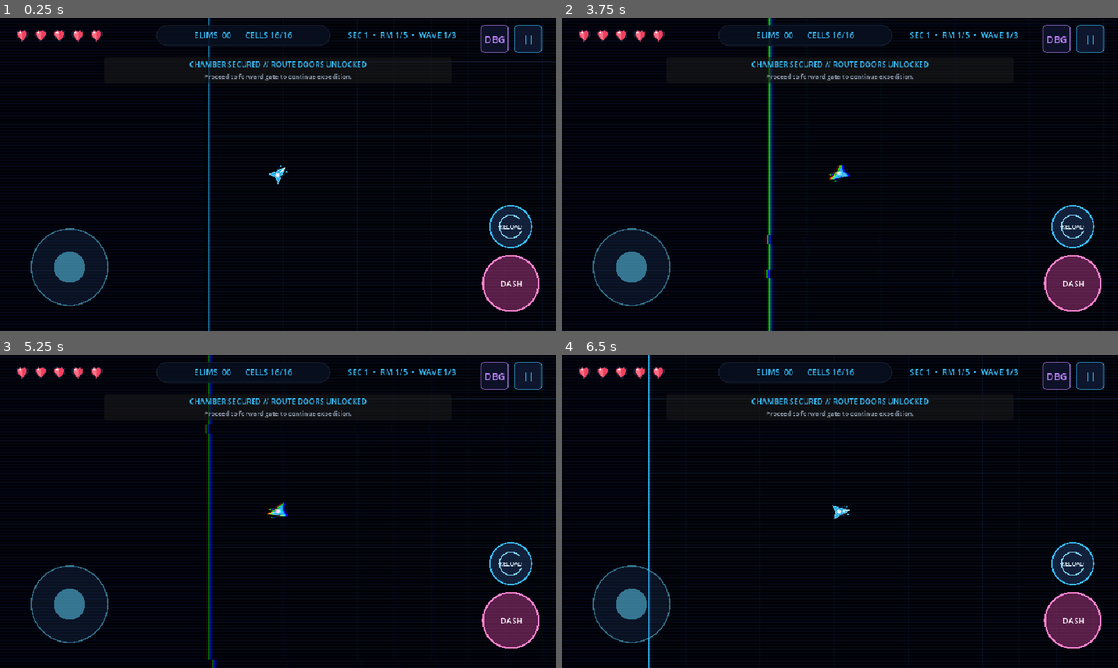
Above: before the commit, frames 1-4 (two rows, left to right).
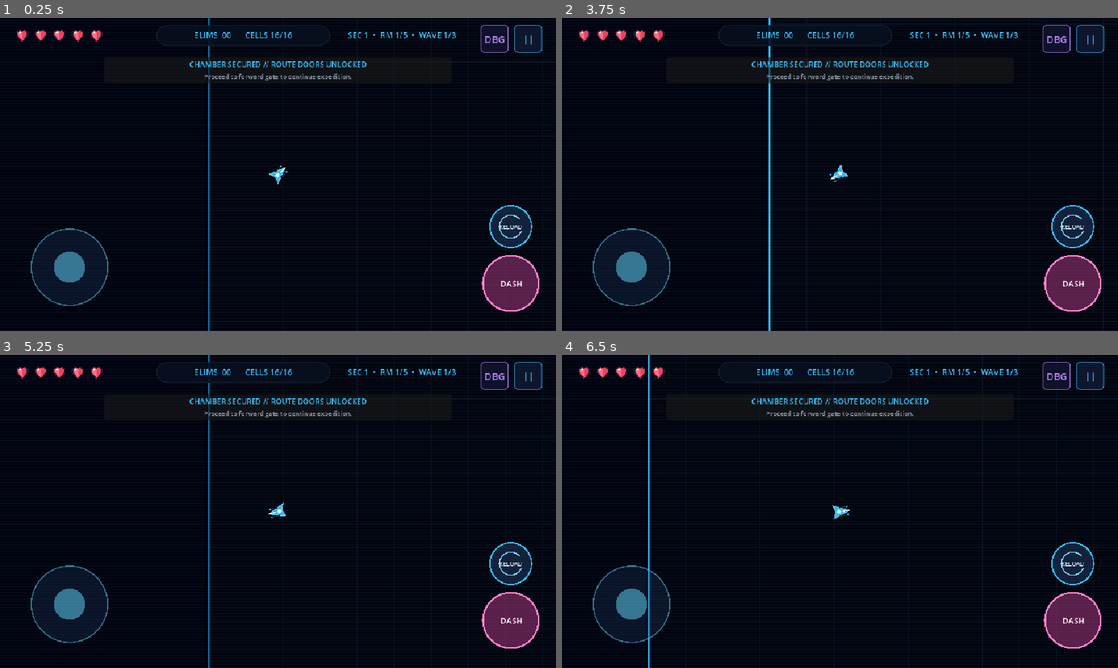
Above: after the commit, the same moments.

Repository: DaKaufeeBoii/GLITCH-RUN
Game: Godot game, scene res://scenes/main.tscn
Two runs of this game, one before a commit and one after it. Both use one fixed random seed, a clock stepped at 60 frames per second and the inputs below. This scene is started directly instead of the project's main scene.
Inputs (mouse positions are in pixels of both pictures, inside the frame that each line leads up to):
- Up to frame 1 (0.25 s): no input
- Up to frame 2 (3.75 s): click "||" at 0.5 s; click "RESTART RUN" at 1.25 s; click "RESTART RUN" at 2 s; click "RESTART RUN" at 2.75 s; click "CONFIRM" at 3.5 s
- Up to frame 3 (5.25 s): click "DBG" at 4.25 s; click "Replay Seed" at 5 s
- Up to frame 4 (6.5 s): tap Enter at 5.75 s; move the mouse to (962, 495) at 5.77 s; hold Right (ui_right) from 5.78 s (still down); tap P at 5.85 s; click (962, 495) at 5.92 s; tap Space at 6.02 s

The runs differ from the first frame. In frame 2, 1.5% of the frame differs, in the area x 36-98%, y 0-100%; in frame 3, 1.1%; in frame 4, less than 0.1%.

Commit message:
feat(player): added new animations

Diff:
--- a/scripts/audio_synth.gd
+++ b/scripts/audio_synth.gd
@@ -111,6 +111,8 @@
 	sounds["mutation_alert"] = _synth_mutation_alert()
 	sounds["ui_hover"] = _synth_ui_hover()
 	sounds["ui_click"] = _synth_ui_click()
+	sounds["empty_ammo"] = _synth_empty_ammo()
+	sounds["heartbeat"] = _synth_heartbeat()
 	sounds["theme_loop"] = _synth_synthwave_theme()
 
 
@@ -382,3 +384,35 @@
 		samples[i] = clampf(mixed, -1.0, 1.0)
 
 	return _create_stream(samples, true)
+
+
+func _synth_empty_ammo() -> AudioStreamWAV:
+	var duration := 0.08
+	var num_samples := int(SAMPLE_RATE * duration)
+	var samples := PackedFloat32Array()
+	samples.resize(num_samples)
+	var phase := 0.0
+	for i in range(num_samples):
+		var progress := float(i) / float(num_samples)
+		var freq := 1150.0 if progress < 0.4 else 620.0
+		phase += freq * (1.0 / SAMPLE_RATE)
+		var sq := 1.0 if fposmod(phase, 1.0) < 0.5 else -1.0
+		var env := exp(-progress * 26.0)
+		samples[i] = sq * env * 0.38
+	return _create_stream(samples)
+
+
+func _synth_heartbeat() -> AudioStreamWAV:
+	var duration := 0.26
+	var num_samples := int(SAMPLE_RATE * duration)
+	var samples := PackedFloat32Array()
+	samples.resize(num_samples)
+	var phase := 0.0
+	for i in range(num_samples):
+		var progress := float(i) / float(num_samples)
+		var freq := lerpf(64.0, 36.0, progress)
+		phase += freq * (1.0 / SAMPLE_RATE)
+		var sine := sin(phase * TAU)
+		var env := sin(progress * PI) * exp(-progress * 4.0)
+		samples[i] = sine * env * 0.55
+	return _create_stream(samples)
--- a/scripts/game.gd
+++ b/scripts/game.gd
@@ -63,6 +63,14 @@
 var glitch_material: ShaderMaterial
 var glitch_pulse := 0.0
 
+var vignette_layer: CanvasLayer
+var vignette_rect: ColorRect
+var vignette_material: ShaderMaterial
+var vignette_intensity := 0.0
+var vignette_target_intensity := 0.0
+var vignette_pulse_speed := 4.0
+var heartbeat_timer := 0.0
+
 # UI Elements
 var ui_layer: CanvasLayer
 var hearts_box: HBoxContainer
@@ -157,8 +165,9 @@
 	add_child(camera)
 	camera.make_current()
 
-	# Initialize Glitch Post-Processing Layer
+	# Initialize Glitch Post-Processing & Danger Vignette Layers
 	_init_glitch_layer()
+	_init_vignette_layer()
 
 	if Engine.has_singleton("AudioSynth") or get_node_or_null("/root/AudioSynth"):
 		get_node("/root/AudioSynth").play_music("theme_loop")
@@ -215,12 +224,19 @@
 
 func _init_glitch_layer() -> void:
 	glitch_layer = CanvasLayer.new()
-	glitch_layer.layer = 1
+	glitch_layer.layer = 2
 	glitch_layer.process_mode = Node.PROCESS_MODE_ALWAYS
 	add_child(glitch_layer)
 
+	var back_buffer := BackBufferCopy.new()
+	back_buffer.copy_mode = BackBufferCopy.COPY_MODE_VIEWPORT
+	back_buffer.rect = Rect2(0, 0, 960, 540)
+	glitch_layer.add_child(back_buffer)
+
 	glitch_rect = ColorRect.new()
 	glitch_rect.set_anchors_and_offsets_preset(Control.PRESET_FULL_RECT)
+	glitch_rect.custom_minimum_size = Vector2(960, 540)
+	glitch_rect.size = Vector2(960, 540)
 	glitch_rect.mouse_filter = Control.MOUSE_FILTER_IGNORE
 
 	var shader = load("res://shaders/glitch.gdshader")
@@ -228,7 +244,67 @@
 		glitch_material = ShaderMaterial.new()
 		glitch_material.shader = shader
 		glitch_rect.material = glitch_material
+		glitch_material.set_shader_parameter("glitch_intensity", 0.0)
 	glitch_layer.add_child(glitch_rect)
+
+
+func _init_vignette_layer() -> void:
+	vignette_layer = CanvasLayer.new()
+	vignette_layer.layer = 15 # Above world and glitch, below UI layer (20)
+	vignette_layer.process_mode = Node.PROCESS_MODE_ALWAYS
+	add_child(vignette_layer)
+
+	vignette_rect = ColorRect.new()
+	vignette_rect.set_anchors_and_offsets_preset(Control.PRESET_FULL_RECT)
+	vignette_rect.custom_minimum_size = Vector2(960, 540)
+	vignette_rect.size = Vector2(960, 540)
+	vignette_rect.mouse_filter = Control.MOUSE_FILTER_IGNORE
+
+	var shader = load("res://shaders/vignette.gdshader")
+	if shader:
+		vignette_material = ShaderMaterial.new()
+		vignette_material.shader = shader
+		vignette_rect.material = vignette_material
+		vignette_material.set_shader_parameter("intensity", 0.0)
+	vignette_layer.add_child(vignette_rect)
+
+
+func _update_low_health_vignette(delta: float) -> void:
+	if not is_instance_valid(player) or not is_instance_valid(vignette_material):
+		return
+
+	var p_health: int = player.health
+
+	# Target intensity based on remaining player health:
+	# >= 3: 0.0 (healthy, clear corners)
+	# == 2: 0.38 (steady warning pulse)
+	# == 1: 0.85 (intense frantic heartbeat pulse!)
+	if p_health >= 3:
+		vignette_target_intensity = 0.0
+		vignette_pulse_speed = 3.5
+	elif p_health == 2:
+		vignette_target_intensity = 0.38
+		vignette_pulse_speed = 3.8
+	elif p_health == 1:
+		vignette_target_intensity = 0.85
+		vignette_pulse_speed = 6.2
+
+	# Smooth decay / lerp toward target
+	if vignette_intensity > vignette_target_intensity:
+		vignette_intensity = maxf(vignette_target_intensity, vignette_intensity - delta * 2.2)
+	else:
+		vignette_intensity = lerpf(vignette_intensity, vignette_target_intensity, delta * 4.5)
+
+	vignette_material.set_shader_parameter("intensity", vignette_intensity)
+	vignette_material.set_shader_parameter("pulse_speed", vignette_pulse_speed)
+
+	# Audio heartbeat rhythm when at critical 1 HP
+	if p_health == 1 and not run_over and not get_tree().paused:
+		heartbeat_timer += delta
+		if heartbeat_timer >= 0.50: # 120 BPM heartbeat rhythm
+			heartbeat_timer = 0.0
+			if Engine.has_singleton("AudioSynth") or get_node_or_null("/root/AudioSynth"):
+				get_node("/root/AudioSynth").play("heartbeat", 0.03, -3.0)
 
 
 func _process(delta: float) -> void:
@@ -250,11 +326,14 @@
 		camera.offset = Vector2.ZERO
 		camera.rotation = 0.0
 
-	# Glitch Post-Processing Decay
+	# Glitch Post-Processing Decay (snappy cyber recovery)
 	if glitch_pulse > 0.0:
-		glitch_pulse = maxf(0.0, glitch_pulse - delta * 2.8)
+		glitch_pulse = maxf(0.0, glitch_pulse - delta * 3.4)
 		if is_instance_valid(glitch_material):
 			glitch_material.set_shader_parameter("glitch_intensity", glitch_pulse)
+
+	# Low Health Red Corner Vignette & Pulse Update
+	_update_low_health_vignette(delta)
 
 	# Manage Director Banner timer
 	if banner_timer > 0.0:
@@ -419,6 +498,35 @@
 					var lbl_text: String = door.get("label", "FORWARD")
 					draw_string(font, tag_rect.position + Vector2(6, 16), lbl_text, HORIZONTAL_ALIGNMENT_LEFT, 140, 10, Color(d_col.r, d_col.g, d_col.b, 1.0))
 
+	# 3. Off-screen hostile radar chevrons at viewport bounds
+	if is_instance_valid(camera) and not active_enemies.is_empty():
+		var half_w := 456.0
+		var half_h := 246.0
+		for enemy in active_enemies:
+			if is_instance_valid(enemy):
+				var delta_pos: Vector2 = enemy.global_position - camera.position
+				if absf(delta_pos.x) > half_w or absf(delta_pos.y) > half_h:
+					var angle: float = delta_pos.angle()
+					var edge_dir := Vector2(cos(angle), sin(angle))
+					var scale_x: float = half_w / maxf(0.001, absf(edge_dir.x))
+					var scale_y: float = half_h / maxf(0.001, absf(edge_dir.y))
+					var scale_factor: float = minf(scale_x, scale_y)
+					var indicator_pos: Vector2 = camera.position + edge_dir * (scale_factor - 14.0)
+
+					var col := Color("f43f5e") # Chaser crimson
+					if enemy.is_in_group("dashers") or "dasher" in enemy.name.to_lower():
+						col = Color("c084fc")
+					elif enemy.is_in_group("shooters") or "shooter" in enemy.name.to_lower():
+						col = Color("facc15")
+					elif enemy.is_in_group("bosses") or "boss" in enemy.name.to_lower():
+						col = Color("ec4899")
+
+					var tip: Vector2 = indicator_pos + edge_dir * 8.0
+					var left_wing: Vector2 = indicator_pos - edge_dir * 6.0 + edge_dir.orthogonal() * 6.0
+					var right_wing: Vector2 = indicator_pos - edge_dir * 6.0 - edge_dir.orthogonal() * 6.0
+					draw_colored_polygon(PackedVector2Array([tip, left_wing, right_wing]), col)
+					draw_polyline(PackedVector2Array([left_wing, tip, right_wing]), Color("ffffff"), 1.2)
+
 
 func _create_walls() -> void:
 	var center_x := ROOM_RECT.position.x + ROOM_RECT.size.x * 0.5
@@ -492,10 +600,13 @@
 	if is_reloading:
 		ammo_label.text = "RELOAD..."
 		ammo_label.add_theme_color_override("font_color", Color("f59e0b"))
+	elif current == 0:
+		ammo_label.text = "EMPTY [TAP RELOAD]"
+		ammo_label.add_theme_color_override("font_color", Color("ef4444"))
 	else:
 		ammo_label.text = "CELLS %02d/%02d" % [current, maximum]
 		if current <= 3:
-			ammo_label.add_theme_color_override("font_color", Color("ef4444"))
+			ammo_label.add_theme_color_override("font_color", Color("f97316"))
 		else:
 			ammo_label.add_theme_color_override("font_color", Color("38bdf8"))
 
@@ -514,15 +625,45 @@
 		var t: float = rs.run_time if rs else 0.0
 		tracker.record_damage_taken(amount, t)
 
+	# Glitch triggers ONLY when the player is hurt!
+	trigger_glitch(0.85)
+	add_trauma(0.40)
+
+	# Red glow impact spike on screen corners
+	vignette_intensity = minf(1.0, vignette_intensity + 0.55)
+
+	# Floating damage indicator on player
+	if is_instance_valid(player):
+		spawn_damage_number(player.global_position, "-%d" % amount, Color("f43f5e"))
+
 
 func _on_player_shot_fired() -> void:
 	if tracker:
 		tracker.record_shot_fired()
 
 
-func _on_player_shot_hit(_enemy: Node2D) -> void:
+func _on_player_shot_hit(enemy: Node2D) -> void:
 	if tracker:
 		tracker.record_shot_hit()
+	if is_instance_valid(enemy):
+		var rs = get_node_or_null("/root/RunState")
+		var dmg: int = 1 + (rs.damage_bonus if rs else 0)
+		spawn_damage_number(enemy.global_position, "%d" % dmg, Color("38bdf8"))
+
+
+func spawn_damage_number(pos: Vector2, text: String, col: Color = Color("38bdf8")) -> void:
+	var lbl := Label.new()
+	lbl.text = text
+	lbl.global_position = pos + Vector2(randf_range(-12.0, 12.0), randf_range(-18.0, -8.0))
+	lbl.add_theme_font_size_override("font_size", 13)
+	lbl.add_theme_color_override("font_color", col)
+	lbl.z_index = 50
+	add_child(lbl)
+
+	var tween := create_tween().set_parallel(true)
+	tween.tween_property(lbl, "position:y", lbl.position.y - 28.0, 0.45).set_ease(Tween.EASE_OUT).set_trans(Tween.TRANS_QUAD)
+	tween.tween_property(lbl, "modulate:a", 0.0, 0.45).set_ease(Tween.EASE_IN).set_delay(0.12)
+	tween.chain().tween_callback(lbl.queue_free)
 
 
 func _load_room(index: int) -> void:
@@ -859,7 +1000,6 @@
 	if is_instance_valid(boss_bar_container):
 		boss_bar_container.visible = true
 	boss_bar_bg.visible = true
-	trigger_glitch(0.85)
 	add_trauma(0.4)
 	if Engine.has_singleton("AudioSynth") or get_node_or_null("/root/AudioSynth"):
 		get_node("/root/AudioSynth").play("boss_alarm", 0.0, 0.0)
@@ -1013,7 +1153,6 @@
 		var t_num: int = first_adap.get("tier", 1)
 		var m_name: String = first_adap.get("mutation", "OVERCLOCK")
 		var h_mult: String = first_adap.get("health_mult", "2x HP")
-		trigger_glitch(0.70)
 		add_trauma(0.35)
 		if Engine.has_singleton("AudioSynth") or get_node_or_null("/root/AudioSynth"):
 			get_node("/root/AudioSynth").play("mutation_alert", 0.0, 0.0)
@@ -1112,7 +1251,7 @@
 			get_node("/root/AudioSynth").play("powerup_pickup", 0.0, 0.0)
 		_show_director_banner("DATA CACHE RECOVERED // UNCLAIMED TECH", "Extract 1 complimentary subroutine.")
 	elif ttype == "ELITE":
-		trigger_glitch(0.8)
+		add_trauma(0.25)
 		if Engine.has_singleton("AudioSynth") or get_node_or_null("/root/AudioSynth"):
 			get_node("/root/AudioSynth").play("boss_alarm", 0.0, 0.0)
 		_show_director_banner("WARNING: ELITE CHAMBER // ENGAGING HIGH THREAT", "Hostile signatures intensified.")
@@ -1491,7 +1630,6 @@
 	banner_sub.text = sub
 	director_banner.visible = true
 	banner_timer = 4.0
-	trigger_glitch(0.7)
 	add_trauma(0.28)
 	if Engine.has_singleton("AudioSynth") or get_node_or_null("/root/AudioSynth"):
 		get_node("/root/AudioSynth").play("mutation_alert", 0.05, 0.0)
--- a/scripts/player.gd
+++ b/scripts/player.gd
@@ -259,6 +259,9 @@
 		if is_instance_valid(enemy) and global_position.distance_to(enemy.global_position) < 42.0:
 			if enemy.has_method("take_damage"):
 				enemy.take_damage(2)
+				var game_node = get_parent()
+				if game_node and game_node.has_method("spawn_damage_number"):
+					game_node.spawn_damage_number(enemy.global_position, "2", Color("c084fc"))
 
 
 func take_damage(amount: int) -> void:
@@ -306,6 +309,8 @@
 	if is_reloading:
 		return
 	if current_ammo <= 0:
+		if is_inside_tree() and (Engine.has_singleton("AudioSynth") or get_node_or_null("/root/AudioSynth")):
+			get_node("/root/AudioSynth").play("empty_ammo", 0.05, -3.0)
 		start_reload()
 		return
 
--- a/scripts/test_director.gd
+++ b/scripts/test_director.gd
@@ -85,9 +85,10 @@
 	all_passed = test_crash_logger_offline_diagnostics() and all_passed
 	all_passed = test_navigation_grid_topological_pathfinding() and all_passed
 	all_passed = test_behavior_driven_learning_and_evidence_switch() and all_passed
+	all_passed = test_glitch_fx_and_low_health_vignette() and all_passed
 
 	if all_passed:
-		print("--- ALL 47 DIRECTOR, EVOLUTION, STEERING, BOSS ROSTER, SETTINGS, UI & ANDROID HARDENING SCENARIOS PASSED DETERMINISTICALLY ---")
+		print("--- ALL 48 DIRECTOR, EVOLUTION, STEERING, BOSS ROSTER, SETTINGS, UI & ANDROID HARDENING SCENARIOS PASSED DETERMINISTICALLY ---")
 	else:
 		push_error("Some director or evolved AI test scenarios failed!")
 	return all_passed
@@ -1704,3 +1705,36 @@
 
 	print("  [PASS] Behavior-Driven Enemy Learning, Strategy Switch & Isolation Scenario")
 	return true
+
+
+static func test_glitch_fx_and_low_health_vignette() -> bool:
+	# 1. Glitch shader compilation & uniforms
+	var glitch_sh = load("res://shaders/glitch.gdshader")
+	assert(glitch_sh != null, "glitch.gdshader must load successfully")
+	var g_mat := ShaderMaterial.new()
+	g_mat.shader = glitch_sh
+	g_mat.set_shader_parameter("glitch_intensity", 0.85)
+	assert(absf(float(g_mat.get_shader_parameter("glitch_intensity")) - 0.85) < 0.01, "Glitch intensity uniform must accept value")
+
+	# 2. Vignette shader compilation & uniforms
+	var vig_sh = load("res://shaders/vignette.gdshader")
+	assert(vig_sh != null, "vignette.gdshader must load successfully")
+	var v_mat := ShaderMaterial.new()
+	v_mat.shader = vig_sh
+	v_mat.set_shader_parameter("intensity", 0.75)
+	v_mat.set_shader_parameter("pulse_speed", 6.0)
+	assert(absf(float(v_mat.get_shader_parameter("intensity")) - 0.75) < 0.01, "Vignette intensity uniform must accept value")
+	assert(absf(float(v_mat.get_shader_parameter("pulse_speed")) - 6.0) < 0.01, "Vignette pulse_speed uniform must accept value")
+
+	# 3. AudioSynth QoL profiles
+	var synth_script := load("res://scripts/audio_synth.gd")
+	var synth: Node = synth_script.new()
+	synth._ready()
+	assert(synth.sounds.has("empty_ammo"), "AudioSynth must produce empty_ammo sound profile")
+	assert(synth.sounds.has("heartbeat"), "AudioSynth must produce heartbeat sound profile")
+	assert(synth.sounds["empty_ammo"].data.size() > 50, "empty_ammo PCM data must be populated")
+	assert(synth.sounds["heartbeat"].data.size() > 50, "heartbeat PCM data must be populated")
+	synth.free()
+
+	print("  [PASS] Player Hurt Glitch Post-Processing & Low Health Danger Vignette Scenario")
+	return true
--- a/shaders/glitch.gdshader
+++ b/shaders/glitch.gdshader
@@ -2,8 +2,8 @@
 
 uniform sampler2D screen_texture : hint_screen_texture, filter_nearest;
 uniform float glitch_intensity : hint_range(0.0, 1.0) = 0.0;
-uniform float chromatic_offset : hint_range(0.0, 0.04) = 0.0;
-uniform float scanline_alpha : hint_range(0.0, 0.3) = 0.08;
+uniform float chromatic_offset : hint_range(0.0, 0.08) = 0.0;
+uniform float scanline_alpha : hint_range(0.0, 0.3) = 0.06;
 
 // Pseudo-random generator
 float hash(vec2 p) {
@@ -14,26 +14,41 @@
 	vec2 uv = SCREEN_UV;
 
 	// Slicing horizontal displacement when glitching
-	if (glitch_intensity > 0.01) {
-		float slice_y = floor(uv.y * 36.0);
-		float slice_rnd = hash(vec2(slice_y, floor(TIME * 22.0)));
-		if (slice_rnd < glitch_intensity * 0.45) {
-			float shift = (hash(vec2(slice_y, floor(TIME * 33.0))) - 0.5) * glitch_intensity * 0.06;
+	if (glitch_intensity > 0.005) {
+		float slice_y = floor(uv.y * 32.0);
+		float slice_rnd = hash(vec2(slice_y, floor(TIME * 28.0)));
+		if (slice_rnd < glitch_intensity * 0.60) {
+			float shift = (hash(vec2(slice_y, floor(TIME * 42.0))) - 0.5) * glitch_intensity * 0.08;
 			uv.x = clamp(uv.x + shift, 0.0, 1.0);
+		}
+
+		// Digital block jitter
+		vec2 block_p = floor(uv * vec2(36.0, 24.0));
+		if (hash(block_p + floor(TIME * 24.0)) < glitch_intensity * 0.12) {
+			uv += (vec2(hash(block_p), hash(block_p + 1.0)) - 0.5) * glitch_intensity * 0.035;
+			uv = clamp(uv, 0.0, 1.0);
 		}
 	}
 
 	// Chromatic Aberration (RGB channel split)
-	float split = chromatic_offset + glitch_intensity * 0.015;
+	float split = chromatic_offset + glitch_intensity * 0.022;
 	float r = texture(screen_texture, vec2(clamp(uv.x + split, 0.0, 1.0), uv.y)).r;
 	float g = texture(screen_texture, uv).g;
 	float b = texture(screen_texture, vec2(clamp(uv.x - split, 0.0, 1.0), uv.y)).b;
 
 	vec3 col = vec3(r, g, b);
 
-	// Subtle cyber scanlines
+	// Crimson damage distortion when glitching heavily
+	if (glitch_intensity > 0.15) {
+		float dmg_factor = (glitch_intensity - 0.15) * 0.4;
+		col.r = mix(col.r, 1.0, dmg_factor);
+		col.g = mix(col.g, col.g * 0.7, dmg_factor);
+		col.b = mix(col.b, col.b * 0.7, dmg_factor);
+	}
+
+	// Subtle retro cyber scanlines
 	float scanline = sin(uv.y * 540.0 * 3.14159) * 0.5 + 0.5;
-	col -= scanline * scanline_alpha;
+	col -= scanline * scanline_alpha * (0.6 + glitch_intensity * 0.8);
 
 	COLOR = vec4(col, 1.0);
 }
--- /dev/null
+++ b/shaders/vignette.gdshader
@@ -0,0 +1,26 @@
+shader_type canvas_item;
+
+uniform vec4 vignette_color : source_color = vec4(0.88, 0.04, 0.12, 1.0);
+uniform float intensity : hint_range(0.0, 1.0) = 0.0;
+uniform float pulse_speed : hint_range(0.5, 12.0) = 4.0;
+uniform float pulse_strength : hint_range(0.0, 0.6) = 0.25;
+uniform float inner_radius : hint_range(0.0, 1.2) = 0.45;
+uniform float outer_radius : hint_range(0.2, 1.8) = 1.05;
+
+void fragment() {
+	vec2 uv = SCREEN_UV;
+	vec2 center = vec2(0.5, 0.5);
+	// Correct for 16:9 aspect ratio so vignette corners are visually symmetrical
+	vec2 aspect_uv = (uv - center) * vec2(1.7778, 1.0);
+	float dist = length(aspect_uv);
+
+	// Rhythmic heartbeat breathing pulse
+	float pulse = sin(TIME * pulse_speed) * pulse_strength;
+	float effective_intensity = clamp(intensity + pulse * intensity, 0.0, 1.0);
+
+	// Radial falloff from center to corners
+	float vig = smoothstep(inner_radius, outer_radius, dist);
+	float alpha = vig * effective_intensity;
+
+	COLOR = vec4(vignette_color.rgb, alpha * vignette_color.a);
+}
